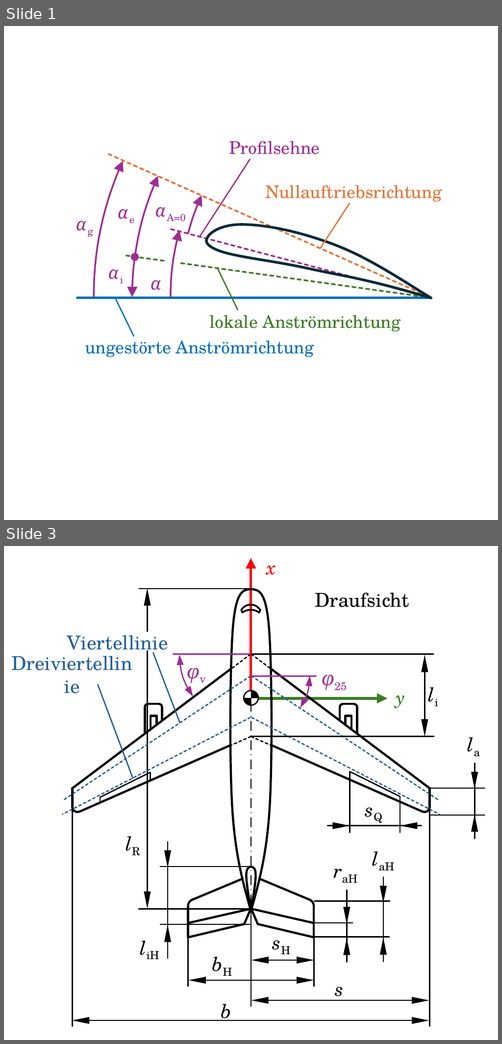
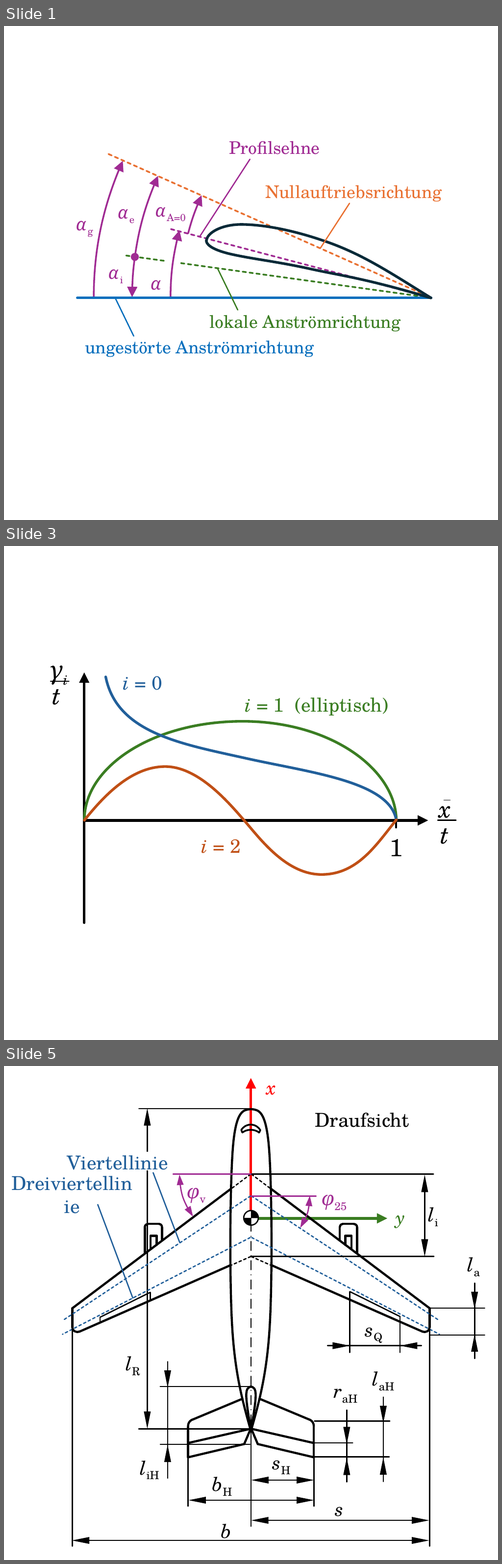
Before and after one commit to m4zeRobot/Project-FoSa, a slide deck: LaTeX M.Sc. LRT/Aerodynamik/images/AER-Images.pptx. Shown one above the other, each under a label of ours: slides 1 and 3 before the commit, slides 1, 3 and 5 after it; the slides between them are not shown. The pictures are 502x1044 and 502x1564 pixels, drawn with LibreOffice and Linux fonts; fonts in the diff are those of the drawing. Boxes give left, top, right and bottom in pixels: in the first picture for what was removed or moved away, otherwise in the second. Text is boxed around its words. In the diff, an @@ line names an element or a change of style, - is before the commit and + after.

```diff
--- a/LaTeX M.Sc. LRT/Aerodynamik/images/AER-Images.pptx
+++ b/LaTeX M.Sc. LRT/Aerodynamik/images/AER-Images.pptx
@@ slide 3 added at (4,546,498,1040), background #FFFFFF @@
@@ text added at (33,649,84,692), 14 pt, text #000000, italic @@
+γi
@@ arrow added from (84, 922) to (84, 672), #000000 1.5 pt @@
@@ freeform shape added at (105,676,396,819), outline #215F9A 1.5 pt @@
@@ text added at (123,676,162,690), 11 pt, text #215F9A @@
+i = 0
@@ line added from (51, 681) to (69, 681), #000000 0.75 pt @@
@@ text added at (53,680,61,705), 14 pt, text #000000, italic @@
+t
@@ text added at (245,697,388,716), 11 pt, text #3B7D23 @@
+i = 1 (elliptisch)
@@ freeform shape added at (84,721,396,820), outline #3B7D23 1.5 pt @@
@@ freeform shape added at (84,766,396,874), outline #C04F15 1.5 pt @@
@@ group added at (438,800,455,844): 2 lines, 2 texts @@
+x
+t
@@ arrow added from (84, 820) to (428, 820), #000000 1.5 pt @@
@@ line added from (396, 827) to (396, 813), #000000 1 pt @@
@@ text added at (201,839,241,853), 11 pt, text #C04F15 @@
+i = 2
@@ text added at (390,839,403,856), 14 pt, text #000000 @@
+1
@@ what was slide 3 is now slide 5 @@
```
Also in this commit, not shown: 1 other slide added, 1 other file.
